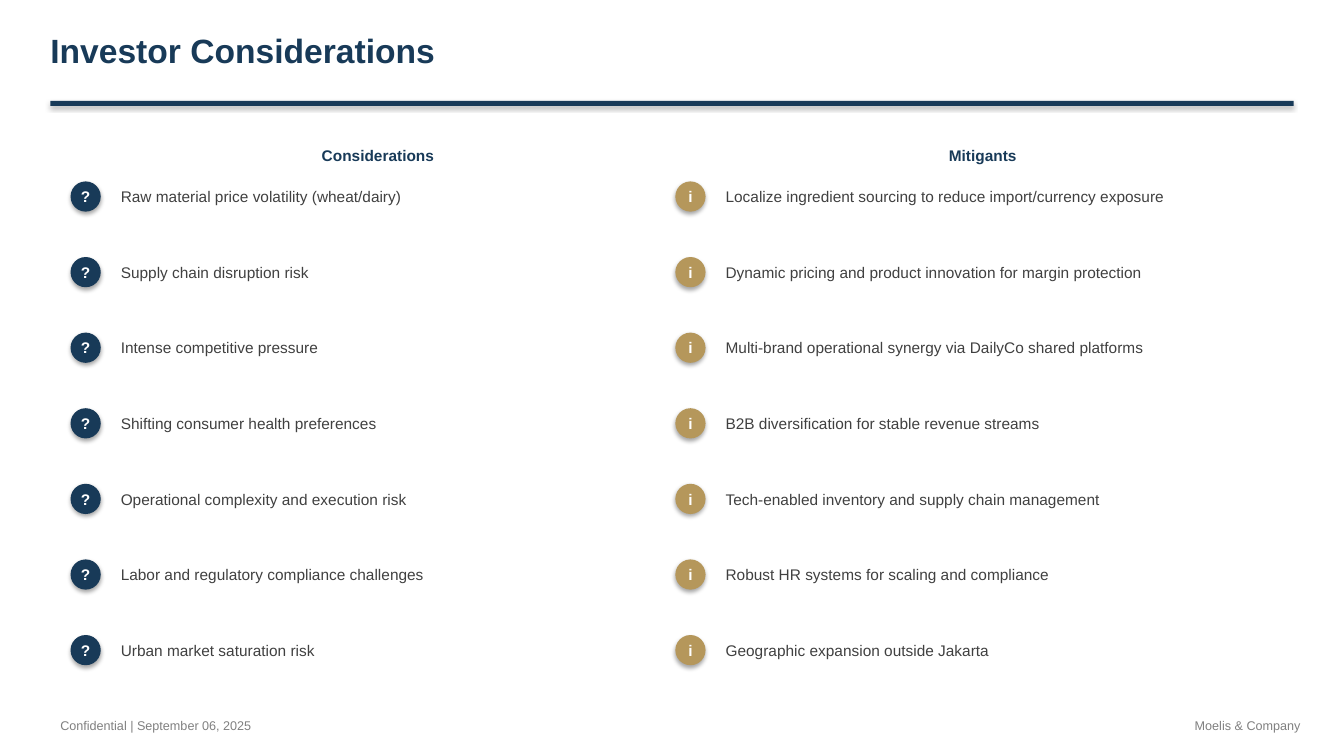
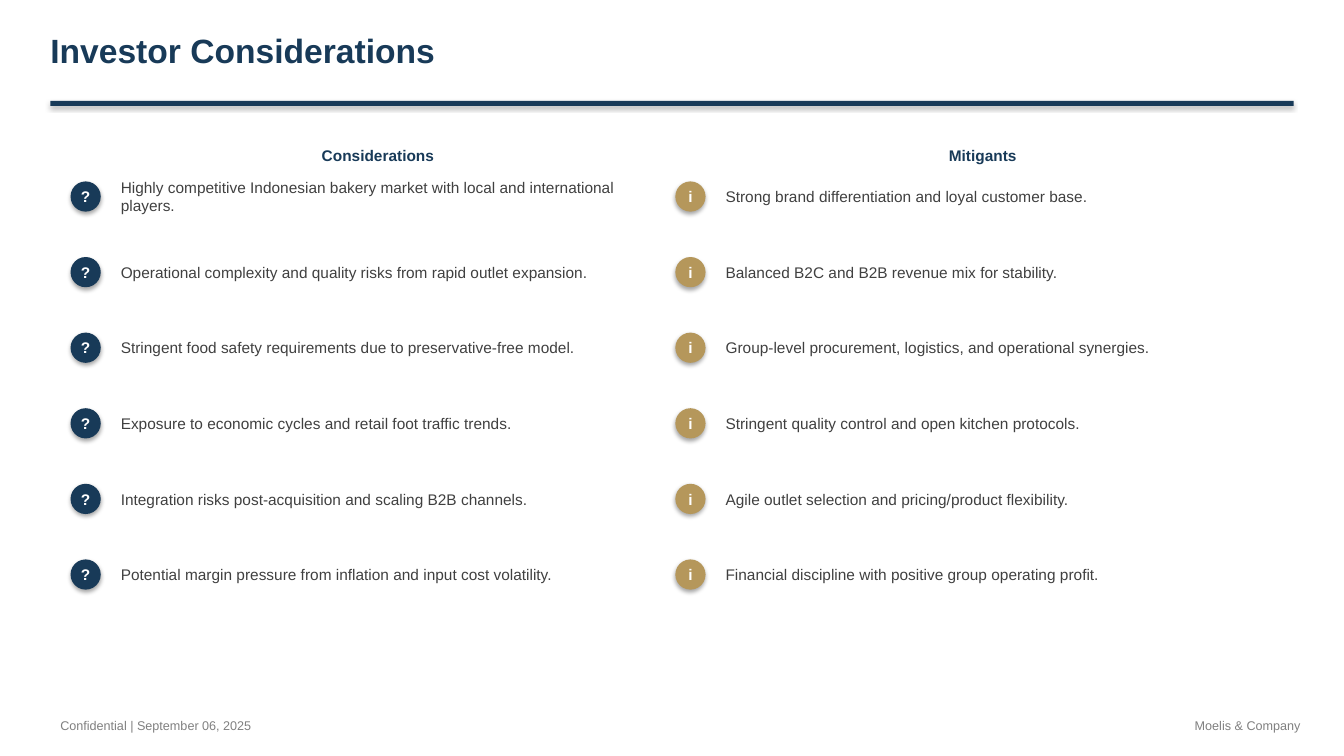
Before and after one commit to alinvb/slide_generator, a slide deck: slide 2 of ai_generated_deck.pptx. Drawn at 1344x756 pixels with LibreOffice and Linux fonts; fonts in the diff are those of the drawing. Boxes give left, top, right and bottom in pixels: in the first picture for what was removed or moved away, otherwise in the second. Text is boxed around its words. In the diff, an @@ line names an element or a change of style, - is before the commit and + after.

```diff
--- a/ai_generated_deck.pptx
+++ b/ai_generated_deck.pptx
@@ text at [121, 182, 614, 214]: text changed @@
-Raw material price volatility (wheat/dairy)
+Highly competitive Indonesian bakery market with local and international players.
@@ text at [726, 191, 1087, 205]: text changed @@
-Localize ingredient sourcing to reduce import/currency exposure
+Strong brand differentiation and loyal customer base.
@@ text at [121, 267, 587, 281]: text changed @@
-Supply chain disruption risk
+Operational complexity and quality risks from rapid outlet expansion.
@@ text at [726, 267, 1057, 281]: text changed @@
-Dynamic pricing and product innovation for margin protection
+Balanced B2C and B2B revenue mix for stability.
@@ text at [121, 342, 574, 356]: text changed @@
-Intense competitive pressure
+Stringent food safety requirements due to preservative-free model.
@@ text at [726, 342, 1149, 356]: text changed @@
-Multi-brand operational synergy via DailyCo shared platforms
+Group-level procurement, logistics, and operational synergies.
@@ text at [121, 418, 511, 432]: text changed @@
-Shifting consumer health preferences
+Exposure to economic cycles and retail foot traffic trends.
@@ text at [726, 418, 1080, 432]: text changed @@
-B2B diversification for stable revenue streams
+Stringent quality control and open kitchen protocols.
@@ text at [121, 494, 527, 508]: text changed @@
-Operational complexity and execution risk
+Integration risks post-acquisition and scaling B2B channels.
@@ text at [726, 494, 1068, 508]: text changed @@
-Tech-enabled inventory and supply chain management
+Agile outlet selection and pricing/product flexibility.
@@ text at [121, 569, 552, 583]: text changed @@
-Labor and regulatory compliance challenges
+Potential margin pressure from inflation and input cost volatility.
@@ text at [726, 569, 1099, 583]: text changed @@
-Robust HR systems for scaling and compliance
+Financial discipline with positive group operating profit.
@@ ellipse removed at [71, 635, 101, 665] @@
@@ text removed at [71, 635, 101, 665] @@
-?
@@ text removed at [121, 645, 315, 656] @@
-Urban market saturation risk
@@ ellipse removed at [676, 635, 706, 665] @@
@@ text removed at [688, 645, 692, 656] @@
-i
@@ text removed at [726, 645, 989, 659] @@
-Geographic expansion outside Jakarta
```
Also in this commit, not shown: 11 other slides changed, 1 slide added, 6 slides removed, 2 other files.
